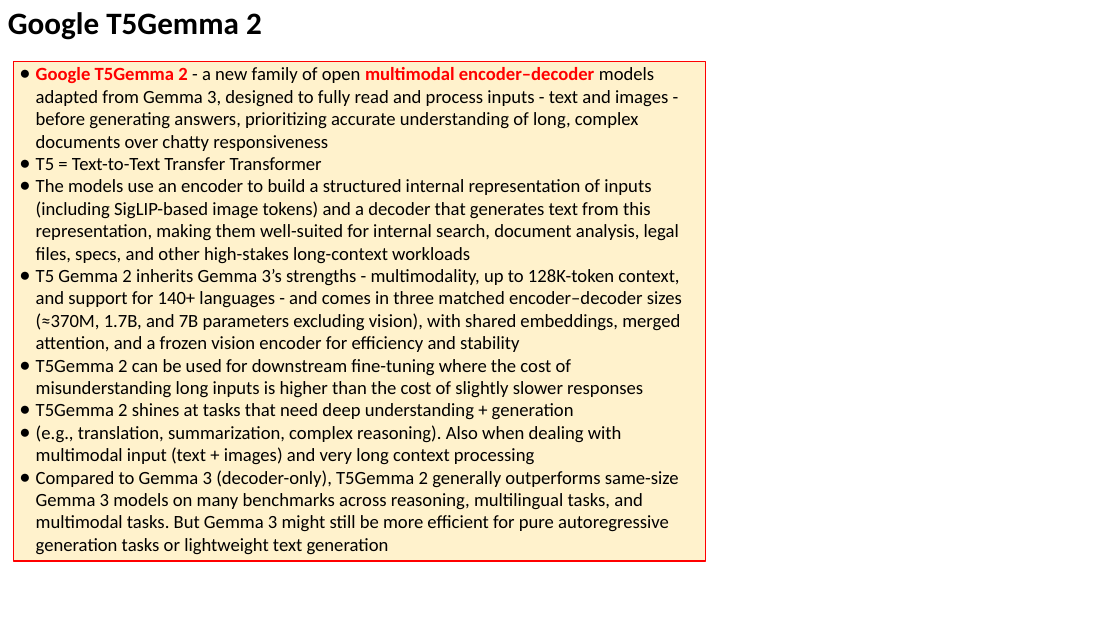
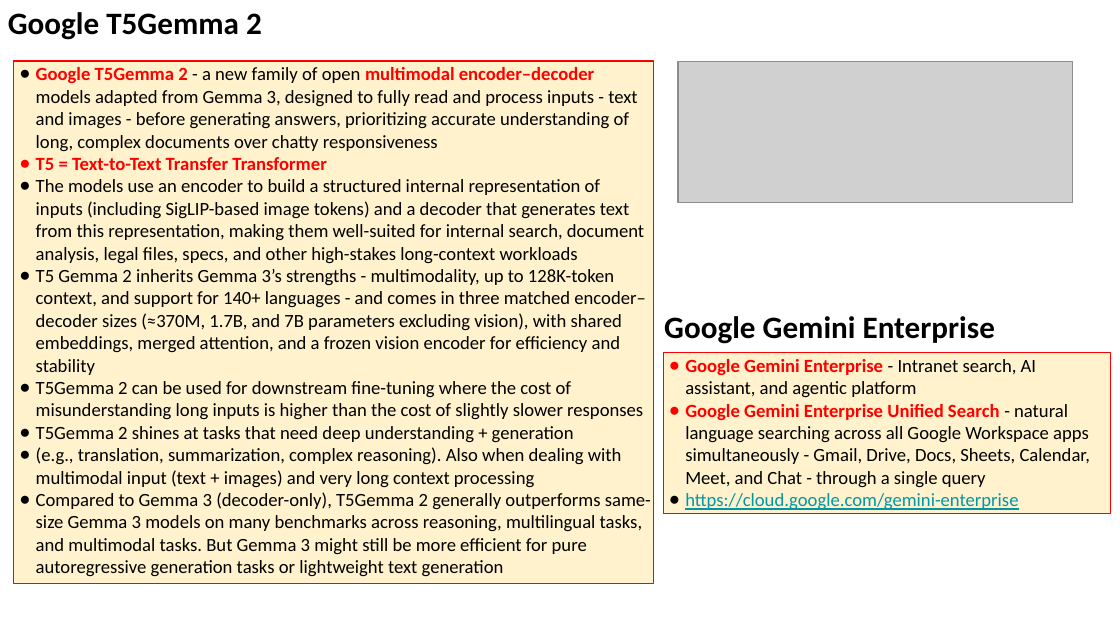
Before and after one commit to lselector/seminar, a slide deck: slide 22 of 2025/2025-12-26-AI-Updates.pptx (slide 23 before the commit). Drawn at 1120x630 pixels with LibreOffice and Linux fonts; fonts in the diff are those of the drawing; grey boxes stand for pictures. Boxes give left, top, right and bottom in pixels: in the first picture for what was removed or moved away, otherwise in the second. Text is boxed around its words. In the diff, an @@ line names an element or a change of style, - is before the commit and + after.

```diff
--- a/2025/2025-12-26-AI-Updates.pptx
+++ b/2025/2025-12-26-AI-Updates.pptx
@@ rectangle "Google T5Gemma 2 - a ...": place and size @@
-rectangle "Google T5Gemma 2 - a ..." at bbox=[13, 62, 706, 561]
+rectangle "Google T5Gemma 2 - a ..." at bbox=[13, 62, 653, 585]
@@ picture added at bbox=[678, 62, 1072, 204] @@
@@ text in rectangle at bbox=[36, 157, 326, 170]: text colour #000000 to #FF0000, bold on in "T5 = Text-to-Text Transfer Transformer"; bullet colour #000000 to #FF0000 @@
@@ text added at bbox=[664, 316, 995, 344], 20 pt, text #000000, bold @@
+Google Gemini Enterprise
@@ rectangle added at bbox=[663, 353, 1110, 513], fill #FFF2CC, outline #FF0000 0.75 pt, 12 pt, text #000000 @@
+● Google Gemini Enterprise - Intranet search, AI assistant, and agentic platform
+● Google Gemini Enterprise Unified Search - natural language searching across all Google Workspace apps simultaneously - Gmail, Drive, Docs, Sheets, Calendar, Meet, and Chat - through a single query
+● https://cloud.google.com/gemini-enterprise
```
Also in this commit, not shown: 18 other slides changed, 2 slides added, 2 slides removed.
